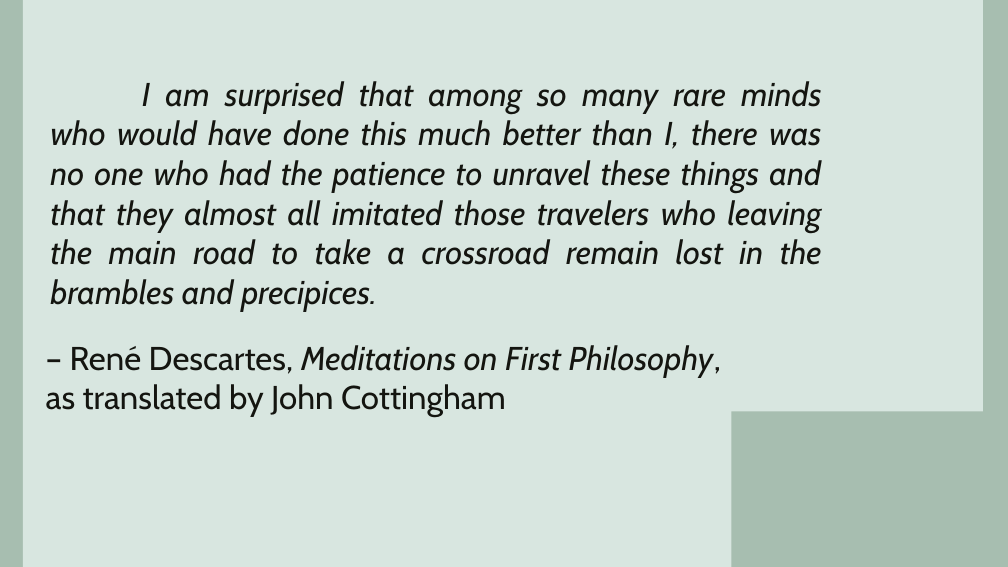
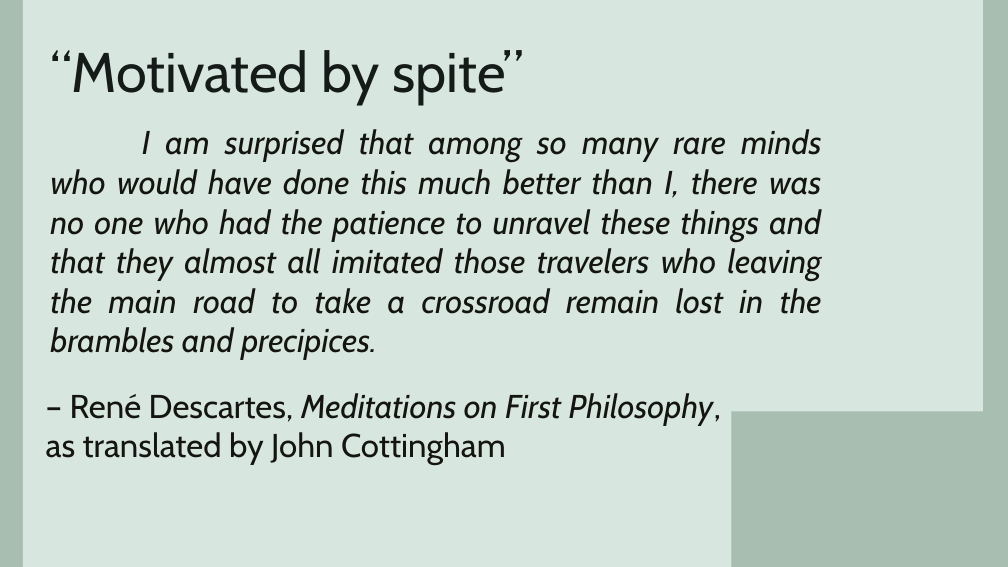
Before and after one commit to ZacharyTalis/thinky-talk, a slide deck: slide 16 of thinky-talk.odp (slide 10 before the commit). Drawn at 1008x567 pixels with LibreOffice and Linux fonts; fonts in the diff are those of the drawing. Boxes give left, top, right and bottom in pixels: in the first picture for what was removed or moved away, otherwise in the second. Text is boxed around its words. In the diff, an @@ line names an element or a change of style, - is before the commit and + after.

```diff
--- a/thinky-talk.odp
+++ b/thinky-talk.odp
@@ title added at <box>50,50,524,104</box>, 44 pt, text #141B19 @@
+“Motivated by spite”
@@ text "I am surprised that among ...": place and size @@
-text "I am surprised that among ..." at <box>50,81,822,311</box>
+text "I am surprised that among ..." at <box>50,129,822,360</box>
@@ text "I am surprised that among ..." at <box>50,129,822,360</box>: vertical alignment middle to top @@
@@ text "– René Descartes, Meditations on ...": place and size @@
-text "– René Descartes, Meditations on ..." at <box>46,345,721,417</box>
+text "– René Descartes, Meditations on ..." at <box>46,393,721,465</box>
```
Also in this commit, not shown: 2 other slides changed, 2 slides added, 2 slides removed.
